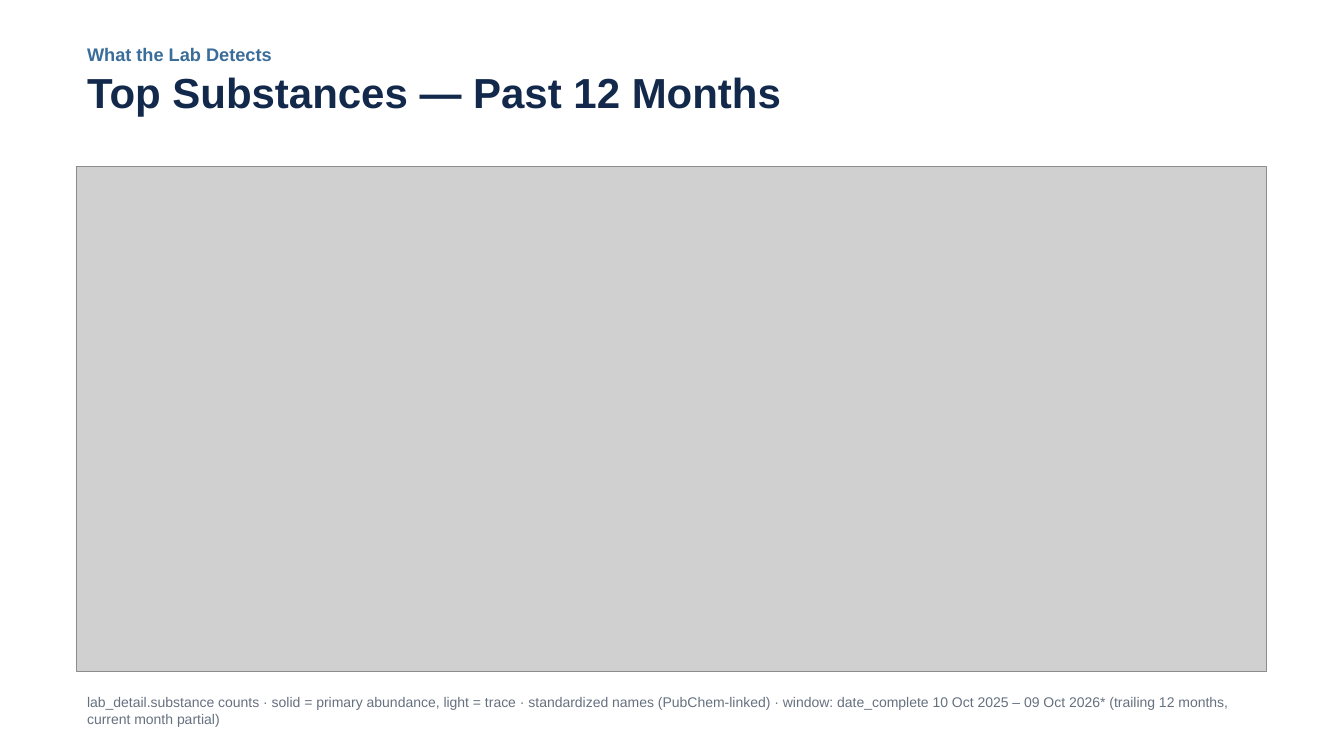
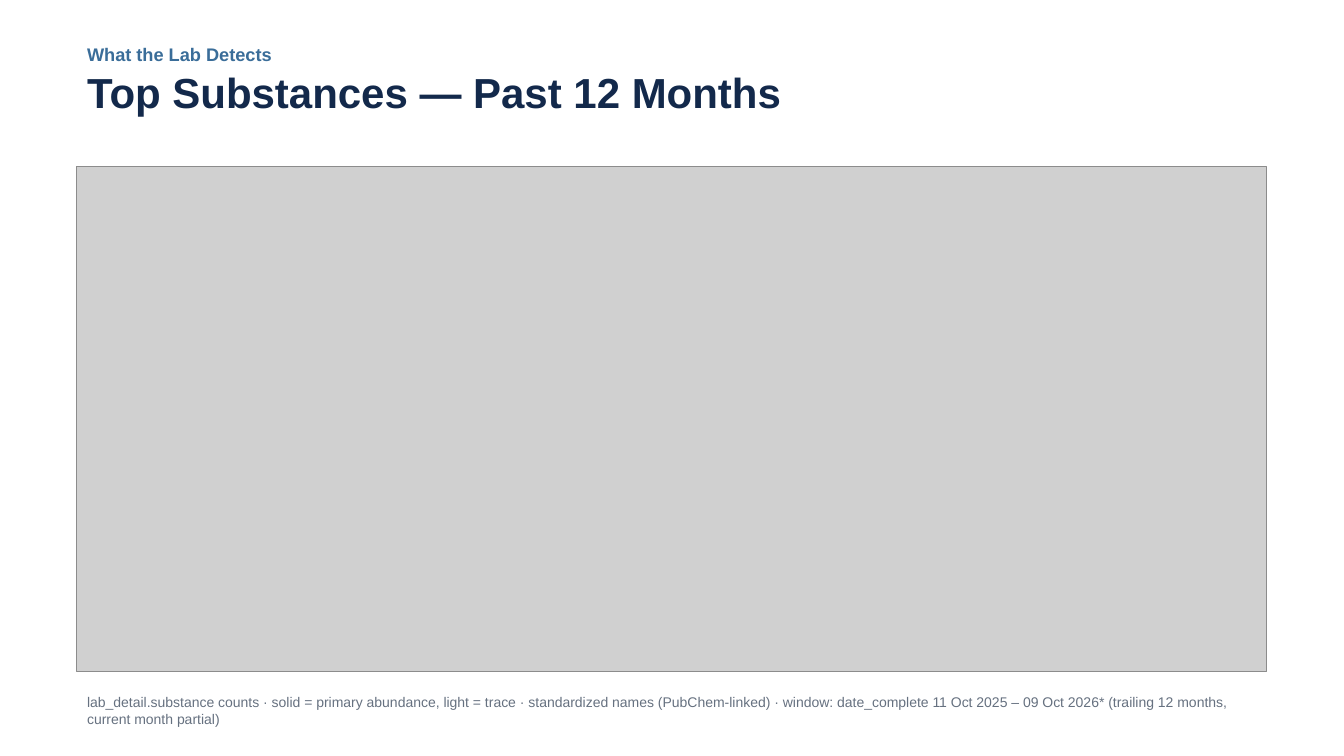
Before and after one commit to opioiddatalab/ncslides, a slide deck: slide 26 of docs/nc-drug-checking-latest.pptx. Drawn at 1344x756 pixels with LibreOffice and Linux fonts; fonts in the diff are those of the drawing; grey boxes stand for pictures. Boxes give left, top, right and bottom in pixels: in the first picture for what was removed or moved away, otherwise in the second. Text is boxed around its words. In the diff, an @@ line names an element or a change of style, - is before the commit and + after.

```diff
--- a/docs/nc-drug-checking-latest.pptx
+++ b/docs/nc-drug-checking-latest.pptx
@@ text at [87, 697, 1227, 727]: text changed @@
-lab_detail.substance counts · solid = primary abundance, light = trace · standardized names (PubChem-linked) · window: date_complete 10 Oct 2025 – 09 Oct 2026* (trailing 12 months, current month partial)
+lab_detail.substance counts · solid = primary abundance, light = trace · standardized names (PubChem-linked) · window: date_complete 11 Oct 2025 – 09 Oct 2026* (trailing 12 months, current month partial)
```
Also in this commit, not shown: 5 other slides changed, 3 other files.
